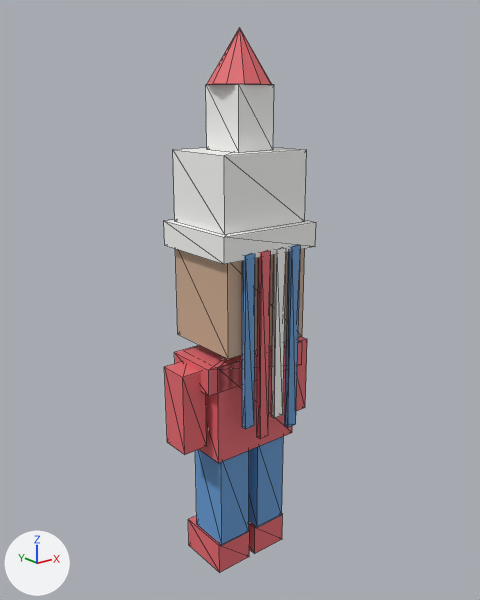
Renders of the glTF model assets/guerreiro_blockout.glb from each side of a commit.
Both versions are drawn from a 50 mm lens placed at (-1.64, -2.06, 2.02), pointed at (0.01, 0.01, 1.2). Arrows for +X, +Y and +Z are at lower left; the lights stay in place. The picture after the commit comes second. Mesh edges are drawn as thin lines. Vertices at exactly the same position are counted once.

In view in the first picture: 'Guerreiro', 'perna_dir', 'perna_esq'.
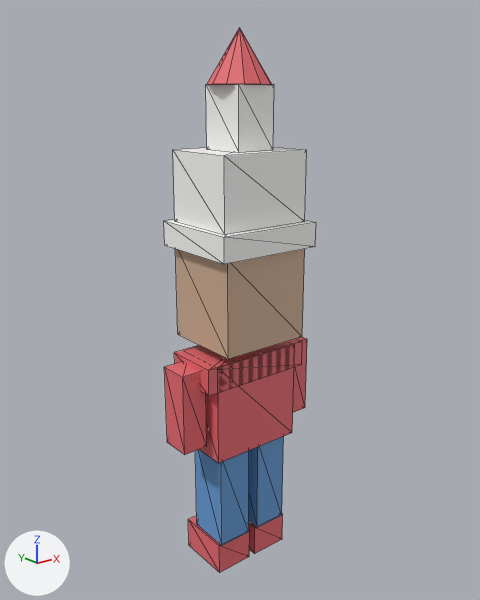
Edits to the scene script, one JSON object a line:
```json
{"block": "me_cube_004", "where": "# used by ob_guerreiro; location = (0.0, 0.0, 0.0)"}
{"op": "remove", "block": "me_cube_004", "code": "me_cube_004.from_pydata(...)  # 109 vertices, 166 faces; spans x -0.34..0.34, y -0.21..0.2, z 0.57..2.25"}
{"op": "add", "block": "me_cube_004", "code": "me_cube_004.from_pydata(...)  # 77 vertices, 118 faces; spans x -0.34..0.34, y -0.2..0.2, z 0.57..2.25"}
{"block": "me_cube_004", "change": "me_cube_004 part 1: the loose piece of 8 vertices spanning x -0.06..-0.02, y -0.21..-0.19, z 0.67..1.45 is deleted"}
{"block": "me_cube_004", "change": "me_cube_004 part 2: the loose piece of 8 vertices spanning x 0.02..0.06, y -0.21..-0.19, z 0.74..1.45 is deleted"}
{"block": "me_cube_004", "change": "me_cube_004 part 3: the loose piece of 8 vertices spanning x -0.14..-0.09, y -0.21..-0.19, z 0.74..1.45 is deleted"}
{"block": "me_cube_004", "change": "me_cube_004 part 4: the loose piece of 8 vertices spanning x 0.09..0.14, y -0.21..-0.19, z 0.67..1.45 is deleted"}
{"op": "remove", "block": "me_cube_004", "code": "me_cube_004.materials.append(mat_azul)  # blue #659bd4"}
```

Where the change shows, as pixel boxes (x1, y1, x2, y2) in the pictures (480 x 600 px):
```json
{"part": 1, "of": "me_cube_004", "change": "deleted", "before": [257, 251, 271, 439], "on screen": "red"}
{"part": 2, "of": "me_cube_004", "change": "deleted", "before": [271, 248, 286, 418]}
{"part": 3, "of": "me_cube_004", "change": "deleted", "before": [242, 254, 255, 429], "on screen": "blue"}
{"part": 4, "of": "me_cube_004", "change": "deleted", "before": [285, 245, 301, 427], "on screen": "blue"}
```
